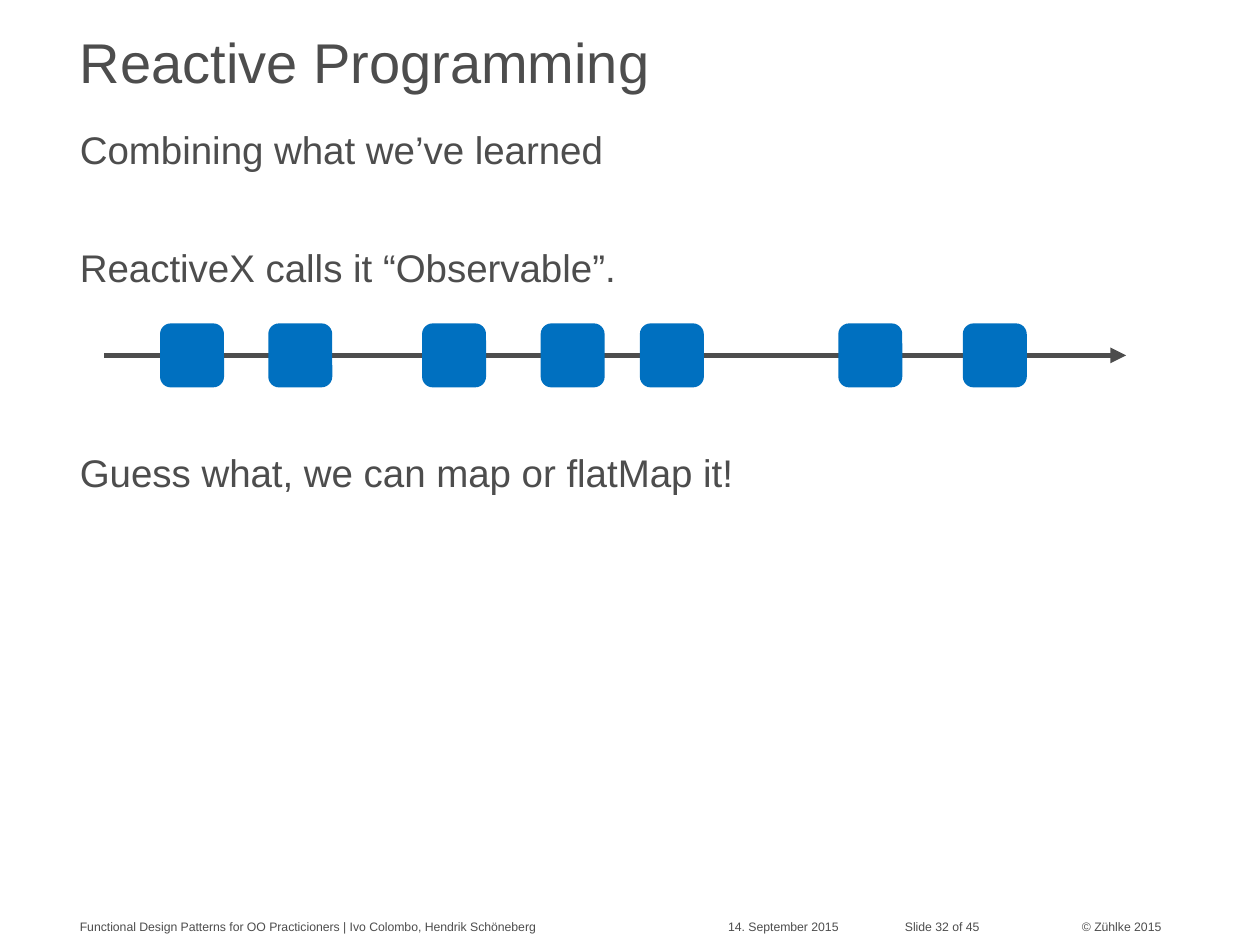
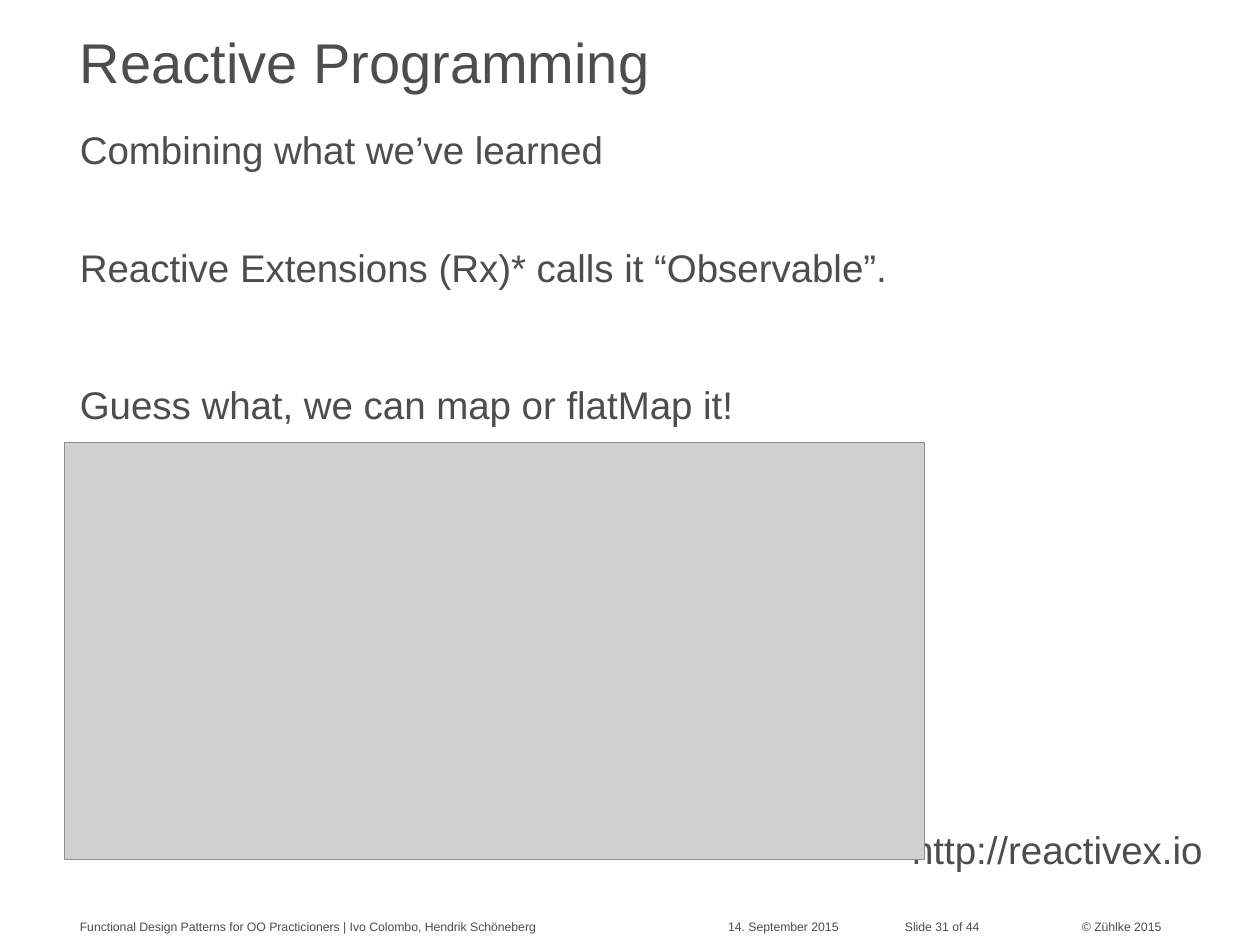
Before and after one commit to aax/zdays-fp-patterns, a slide deck: slide 31 of Functional Design Patterns for OO Practitioners.pptx (slide 32 before the commit). Drawn at 1260x945 pixels with LibreOffice and Linux fonts; fonts in the diff are those of the drawing; grey boxes stand for pictures. Boxes give left, top, right and bottom in pixels: in the first picture for what was removed or moved away, otherwise in the second. Text is boxed around its words. In the diff, an @@ line names an element or a change of style, - is before the commit and + after.

```diff
--- a/Functional Design Patterns for OO Practitioners.pptx
+++ b/Functional Design Patterns for OO Practitioners.pptx
@@ text at (80, 254, 887, 290): text changed @@
-ReactiveX calls it “Observable”.
+Reactive Extensions (Rx)* calls it “Observable”.
@@ rounded rectangle removed at (160, 324, 224, 388) @@
@@ rounded rectangle removed at (268, 324, 333, 388) @@
@@ rounded rectangle removed at (422, 324, 486, 388) @@
@@ rounded rectangle removed at (541, 324, 605, 388) @@
@@ rounded rectangle removed at (640, 324, 704, 388) @@
@@ rounded rectangle removed at (838, 324, 902, 388) @@
@@ rounded rectangle removed at (963, 324, 1027, 388) @@
@@ arrow removed from (105, 355) to (1126, 355) @@
@@ picture added at (64, 442, 925, 859) @@
@@ text added at (912, 834, 1202, 872), 22 pt, text #4D4D4D @@
+* http://reactivex.io
@@ text at (905, 922, 980, 931): text changed @@
-Slide 32 of 45
+Slide 31 of 44
```
Also in this commit, not shown: 15 other slides changed, 1 slide removed, 2 other files.
